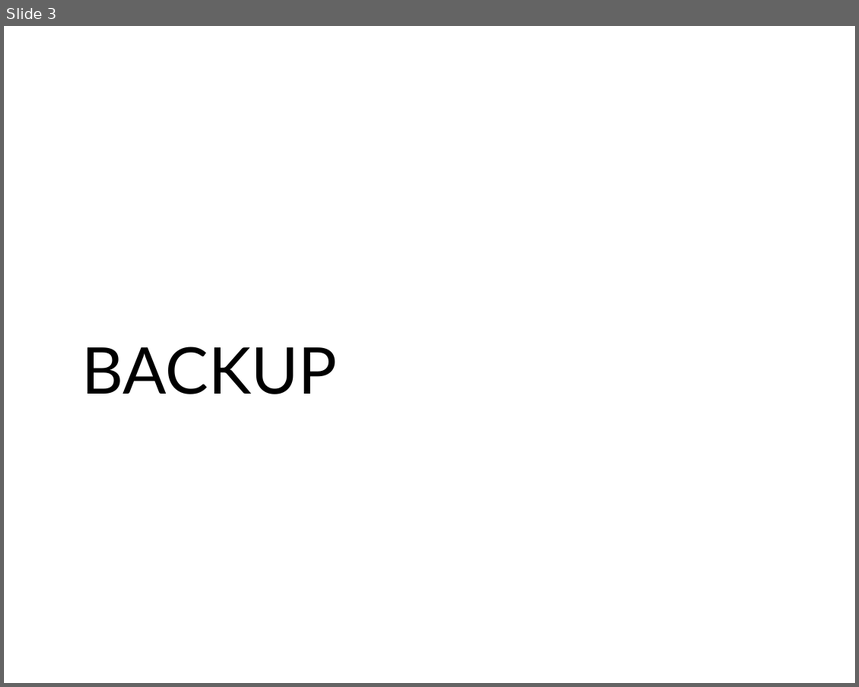
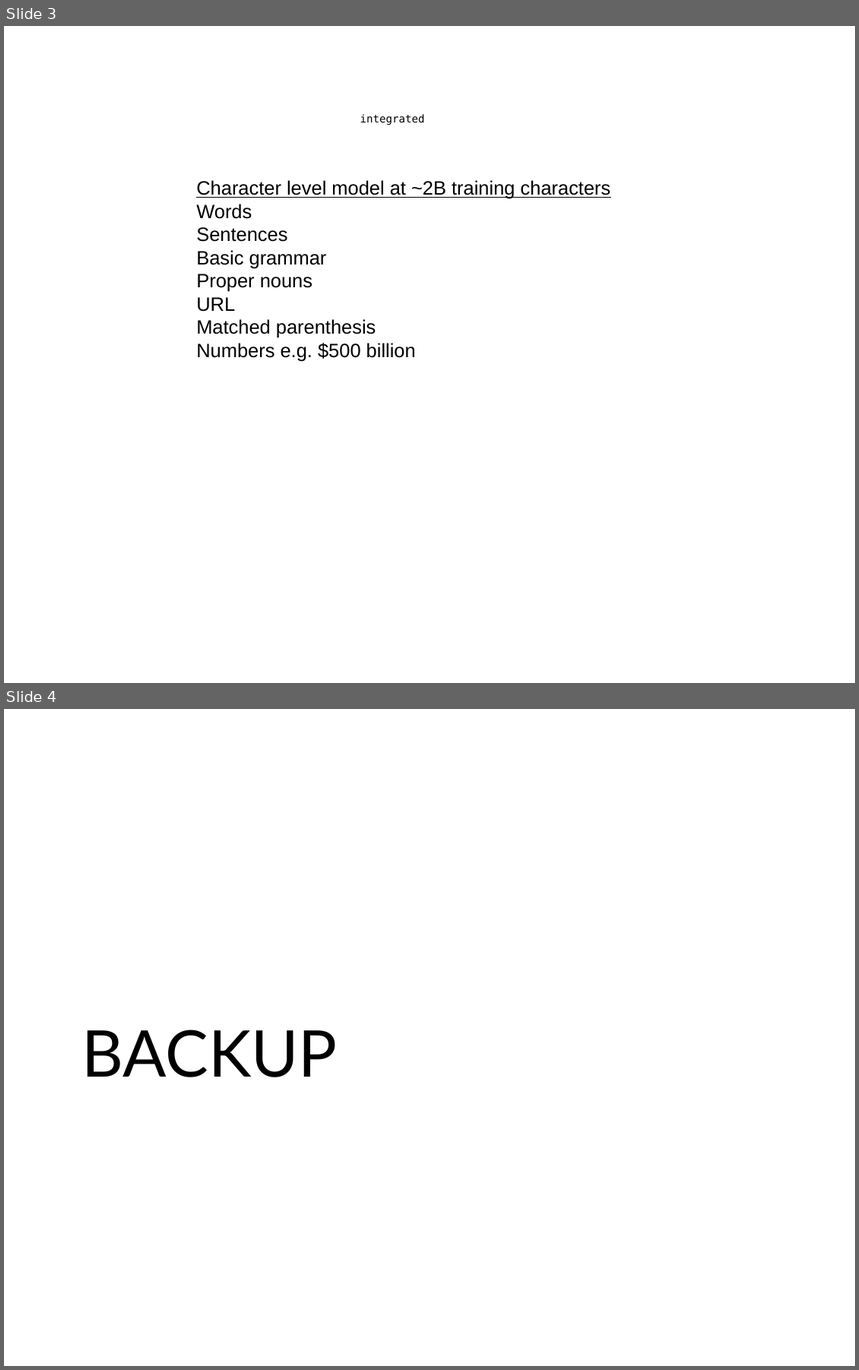
Before and after one commit to siliconperception/devices, a slide deck: dev/cnnlm.odp. Shown one above the other, each under a label of ours: slide 3 before the commit, slides 3 and 4 after it. The pictures are 859x687 and 859x1370 pixels, drawn with LibreOffice and Linux fonts; fonts in the diff are those of the drawing. Boxes give left, top, right and bottom in pixels: in the first picture for what was removed or moved away, otherwise in the second. Text is boxed around its words. In the diff, an @@ line names an element or a change of style, - is before the commit and + after.

```diff
--- a/dev/cnnlm.odp
+++ b/dev/cnnlm.odp
@@ slide 3 added at [4,26,855,683], background #FFFFFF @@
@@ text added at [360,114,425,125], 10 pt, text #000000 @@
+integrated
@@ text added at [196,180,611,361], 18 pt, text #000000 @@
+Character level model at ~2B training characters
+Words
+Sentences
+Basic grammar
+Proper nouns
+URL
+Matched parenthesis
+Numbers e.g. $500 billion
@@ what was slide 3 is now slide 4 @@
```
Also in this commit, not shown: 4 slides changed, 4 other files.
